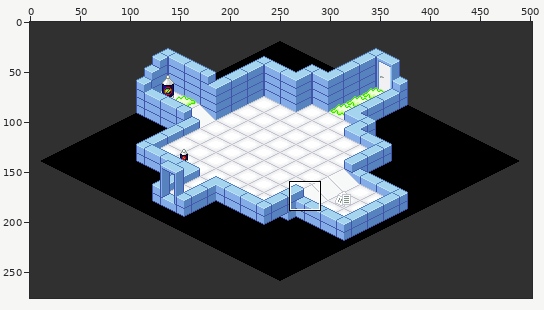
A sprite sheet gets an edit: trunk/images/levelshots/2-3.png. The picture above shows the old version from afar; the outline marks the close-up.
Close-up. First the earlier version:
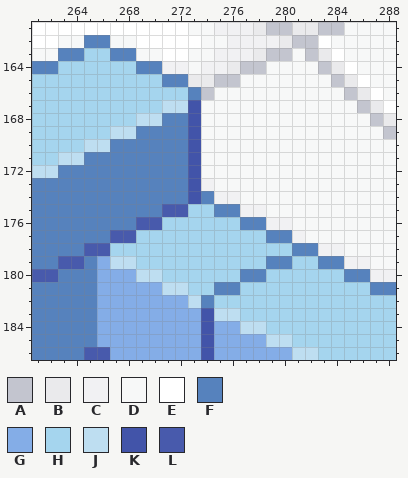
The file is 502x276 pixels. Colours within 5 levels of each other are drawn and written as one. Shown: x 261..288, y 161..186. The commit also changed other parts of the picture, which this record leaves out.
Palette (. is transparent): A #c3c5cf  B #eaeaec  C #f1f1f3  D #f7f8f8  E #ffffff  F #5682bd  G #84ade7  H #a5d5ee  J #bedef1  K #4254a9  L #485aac
Pixels before, first column x 261:
161 EEEEEEEEEEEEDDCCCBAABBAADDDD
162 EEDDFFDDEEEEEDDCCCCBAAEDDDDD
163 DDFFHHFFDDEEDDCCCBAADABEDDDD
164 FFHHHHHHFFCCDCCBAADDDDABEDDD
165 HHHHHHHHHHFFBBAADDDDDDDABEDD
166 HHHHHHHHHHHHFADDDDDDDDDDABED
167 HHHHHHHHHHJJKDDDDDDDDDDDDABE
168 HHHHHHHHJJFFKDDDDDDDDDDDDDAB
169 HHHHHHJJFFFFKDDDDDDDDDDDDDDA
170 HHHHJJFFFFFFKDDDDDDDDDDDDDDD
171 HHJJFFFFFFFFKDDDDDDDDDDDDDDD
172 JJFFFFFFFFFFKDDDDDDDDDDDDDDD
173 FFFFFFFFFFFFKCDDDDDDDDDDDDDD
174 FFFFFFFFFFFFKFCCDDDDDDDDDDDD
175 FFFFFFFFFFLLHHFFCCDDDDDDDDDD
176 FFFFFFFFLLHHHHHHFFCCDDDDDDDD
177 FFFFFFLLHHHHHHHHHHFFCDDDDDDD
178 FFFFLLHHHHHHHHHHHHHHFFCCDDDD
179 FFLLFGJJHHHHHHHHHHFFHHFFCCDD
180 LLFFFGGGJJHHHHHHFFHHHHHHFFCC
181 FFFFFGGGGGJJHHFFHHHHHHHHHHFF
182 FFFFFGGGGGGGJFHHHHHHHHHHHHHH
183 FFFFFGGGGGGGGKJJHHHHHHHHHHHH
184 FFFFFGGGGGGGGKGGJJHHHHHHHHHH
185 FFFFFGGGGGGGGKGGGGJJHHHHHHHH
186 FFFFLLGGGGGGGKGGGGGGJJHHHHHH
And afterwards:
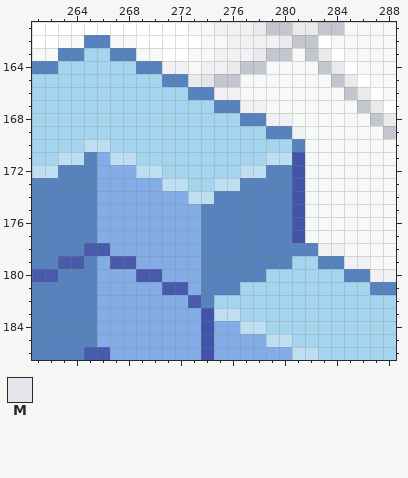
Colours new in this view: M #e3e5ea
Diff:
y 165: x 274 B -> M
y 166: x 274..276 ADD -> FCC
y 167: x 271..278 JJKDDDDD -> HHHHFFCC
y 168: x 269..280 JJFFKDDDDDDD -> HHHHHHHHFFCC
y 169: x 267..281 JJFFFFKDDDDDDDD -> HHHHHHHHHHHHFFC
y 170: x 267..281 FFFFFFKDDDDDDDD -> HHHHHHHHHHHHHHF
y 171: x 266..281 FFFFFFFKDDDDDDDD -> GJJHHHHHHHHHHJJK
y 172: x 266..281 FFFFFFFKDDDDDDDD -> GGGJJHHHHHHJJFFK
y 173: x 266..281 FFFFFFFKCDDDDDDD -> GGGGGJJHHJJFFFFK
y 174: x 266..281 FFFFFFFKFCCDDDDD -> GGGGGGGJJFFFFFFK
y 175: x 266..274 FFFFFLLHH -> GGGGGGGGF; x 277..281 CCDDD -> FFFFK
y 176: x 266..276 FFFLLHHHHHH -> GGGGGGGGFFF; x 279..281 CCD -> FFK
y 177: x 266..278 FLLHHHHHHHHHH -> GGGGGGGGFFFFF; x 281 C -> K
y 178: x 267..280 HHHHHHHHHHHHHH -> GGGGGGGFFFFFFF
y 179: x 267..278 JJHHHHHHHHHH -> LLGGGGGFFFFF
y 180: x 269..276 JJHHHHHH -> LLGGGFFF
y 181: x 271..274 JJHH -> LLGF
y 182: x 273 J -> L
Where, in picture pixels (left, top, right, bottom), the same in both close-ups:
changed: (97, 74, 305, 308)
